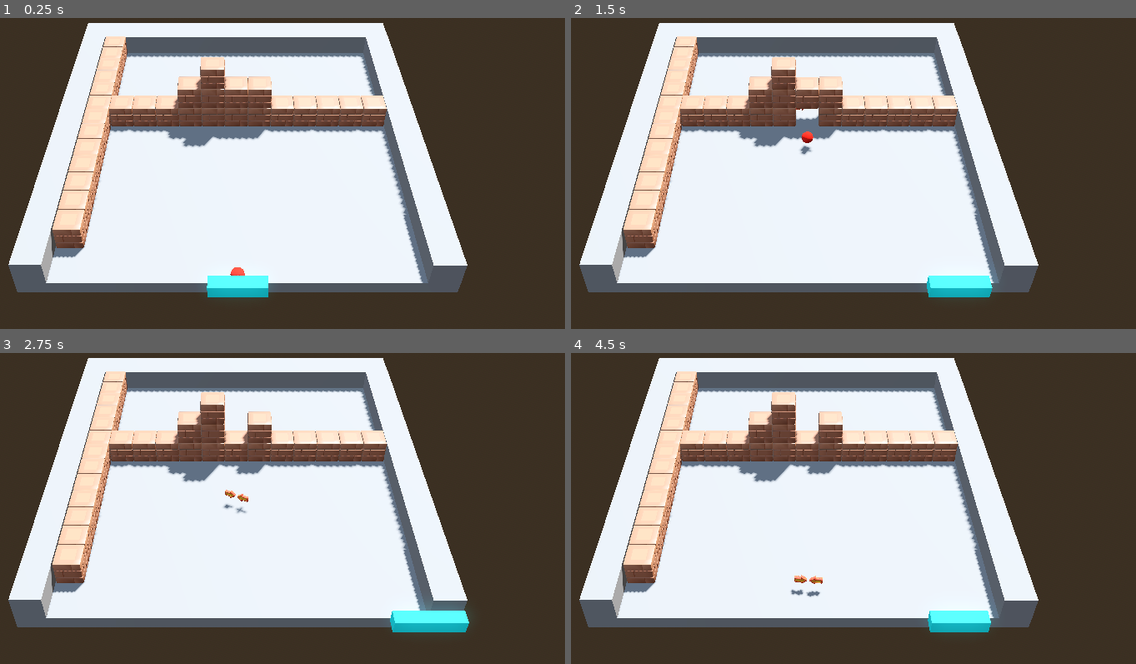
Above: before the commit, frames 1-4 (two rows, left to right).
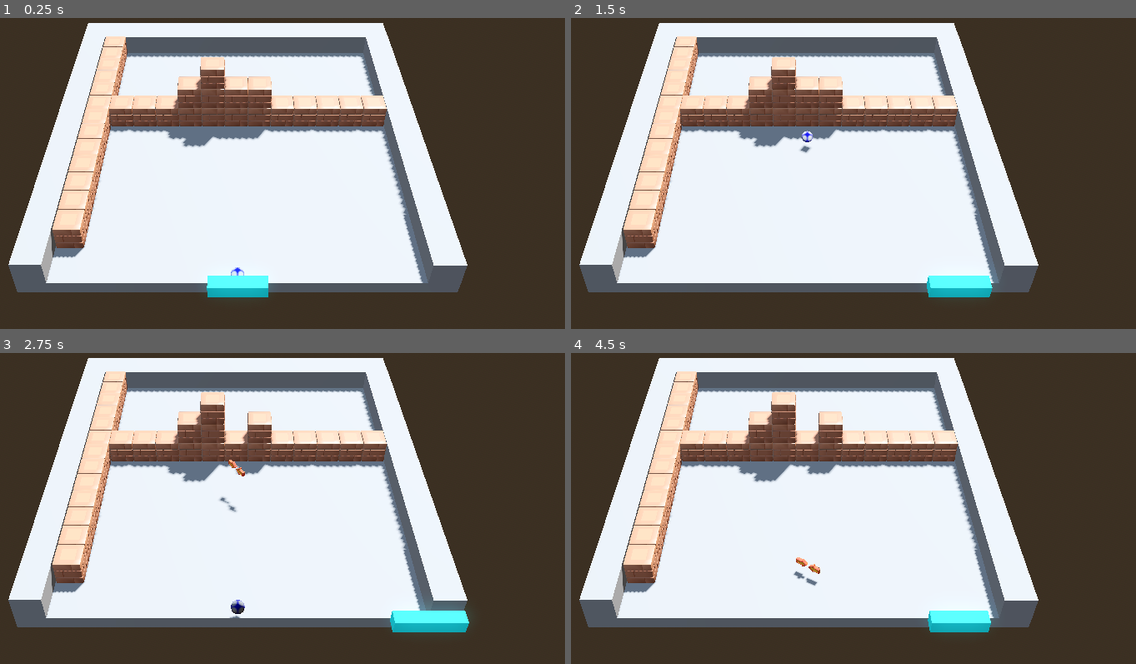
Above: after the commit, the same moments.

Repository: marrqqss/VJ-3D-Game
Game: Godot game, scene res://scenes/test_map.tscn
Same seed, same stepped clock (60 frames per second), same inputs: the game is played once before the commit and once after it.
Inputs:
- Up to frame 1 (0.25 s): no input
- Up to frame 2 (1.5 s): tap Enter (ui_accept) at 0.5, 0.77, 0.8, 1.07, 1.35 s; hold Right (ui_right) 0.53-1.28 s; hold M (test_magnet, bound only after the commit) 0.53-1.28 s; hold Left (ui_left) from 1.28 s (still down)
- Up to frame 3 (2.75 s): tap Enter (ui_accept) at 1.52, 1.82, 2.3 s; tap M (test_magnet, bound only after the commit) at 1.55 s; release Left (ui_left) at 2.03 s; hold Right (ui_right) from 2.03 s (still down); hold E (test_expand_paddle) from 2.03 s (still down)
- Up to frame 4 (4.5 s): release E (test_expand_paddle) at 2.78 s; tap P (test_power_ball) at 2.85 s; tap Enter (ui_accept) at 3.02, 3.32, 3.77, 3.8, 4.07 s; tap M (test_magnet, bound only after the commit) at 3.05, 4.35 s; release Right (ui_right) at 3.53 s; hold R (test_reduce_paddle) 3.53-4.28 s; hold Left (ui_left) from 3.53 s (still down)

The runs differ from the first frame. In frame 1, less than 0.1% of the frame differs, in the area x 40-65%, y 30-83%; in frame 2, 0.4%, in the area x 39-65%, y 18-44%; in frame 3, 0.3%; in frame 4, 0.3%.

Commit message:
add power up magnet + new ball model

Diff:
--- a/project.godot
+++ b/project.godot
@@ -42,3 +42,8 @@
 "events": [Object(InputEventKey,"resource_local_to_scene":false,"resource_name":"","device":0,"window_id":0,"alt_presse …(189 unchanged characters)…
 ]
 }
+test_magnet={
+"deadzone": 0.5,
+"events": [Object(InputEventKey,"resource_local_to_scene":false,"resource_name":"","device":-1,"window_id":0,"alt_pressed":false,"shift_pressed":false,"ctrl_pressed":false,"meta_pressed":false,"pressed":false,"keycode":0,"physical_keycode":77,"key_label":0,"unicode":109,"location":0,"echo":false,"script":null)
+]
+}
--- a/scenes/ball.tscn
+++ b/scenes/ball.tscn
@@ -1,10 +1,7 @@
 [gd_scene load_steps=4 format=3 uid="uid://d0ekue5jle6kp"]
 
 [ext_resource type="Script" uid="uid://c3quu267qxuh" path="res://scripts/ball.gd" id="1_7s4qf"]
-
-[sub_resource type="StandardMaterial3D" id="StandardMaterial3D_n1dj2"]
-vertex_color_use_as_albedo = true
-albedo_color = Color(0.952941, 0.109804, 0.0196078, 1)
+[ext_resource type="ArrayMesh" uid="uid://cnoxntmmtbkls" path="res://assets/powerups/ball.obj" id="2_cxlvu"]
 
 [sub_resource type="SphereShape3D" id="SphereShape3D_7s4qf"]
 
@@ -12,8 +9,9 @@
 axis_lock_linear_y = true
 script = ExtResource("1_7s4qf")
 
-[node name="CSGSphere3D" type="CSGSphere3D" parent="."]
-material = SubResource("StandardMaterial3D_n1dj2")
-
 [node name="CollisionShape3D" type="CollisionShape3D" parent="."]
 shape = SubResource("SphereShape3D_7s4qf")
+
+[node name="MeshInstance3D" type="MeshInstance3D" parent="."]
+transform = Transform3D(1.05, 0, 0, 0, 1.05, 0, 0, 0, 1.05, 0, -0.0256363, 0)
+mesh = ExtResource("2_cxlvu")
--- /dev/null
+++ b/scenes/magnet.tscn
@@ -0,0 +1,19 @@
+[gd_scene load_steps=4 format=3 uid="uid://cc52ueupuh0r1"]
+
+[ext_resource type="Script" uid="uid://o8vgsjlgsiow" path="res://scripts/power_up.gd" id="1_oylys"]
+[ext_resource type="PackedScene" uid="uid://dwayqgmsayjhw" path="res://assets/powerups/magnet.glb" id="2_oylys"]
+
+[sub_resource type="BoxShape3D" id="BoxShape3D_uk6or"]
+size = Vector3(0.99544, 0.35101, 0.883621)
+
+[node name="powerUp" type="Area3D"]
+script = ExtResource("1_oylys")
+powerup_type = "magnet"
+
+[node name="CollisionShape3D" type="CollisionShape3D" parent="."]
+transform = Transform3D(0.0113793, 0, -0.999935, 0, 1, 0, 0.999935, 0, 0.0113793, -0.00947606, 0.0178756, 0.0142071)
+shape = SubResource("BoxShape3D_uk6or")
+
+[node name="magnet" parent="." instance=ExtResource("2_oylys")]
+transform = Transform3D(0.5, 0, 0, 0, -2.18557e-08, 0.5, 0, -0.5, -2.18557e-08, 0, 0, 0)
+rotation_order = 1
--- a/scripts/ball.gd
+++ b/scripts/ball.gd
@@ -1,13 +1,20 @@
 extends CharacterBody3D
 
-@export var SPEED: float = 20.0
+@export var SPEED: float = 15.0
 @export var BOUNCE: float = 1.0
 @export var attach_offset: Vector3 = Vector3(0, 0, -1)
+@export var ROTATION_SPEED: float = 0.4
+@onready var mesh_instance: MeshInstance3D = $MeshInstance3D
 
 var launched: bool = false
 var direction: Vector3 = Vector3(0, 0, 1)
+var power_ball_mode: bool = false
+var current_rotation: float = 0.0
 
-var power_ball_mode: bool = false
+var is_attached_to_paddle: bool = false
+var collision_offset: Vector3 = Vector3.ZERO
+var last_direction: Vector3 = Vector3.ZERO
+
 
 
 func _ready() -> void:
@@ -19,8 +26,11 @@
 
 
 func _physics_process(delta: float) -> void:
+	if is_attached_to_paddle:
+		# Mover la bola con la paleta manteniendo el offset
+		global_transform.origin = get_parent().global_transform.origin + collision_offset
+		return
 	if not launched:
-
 		#lock to player
 		var paddle_transform = get_parent().global_transform
 		global_transform.origin = paddle_transform.origin + attach_offset
@@ -51,23 +61,65 @@
 		velocity = direction * SPEED
 		move_and_slide()
 
+		  # ROTACIÓN BOLA
+		if velocity.length() > 0.01:
+			mesh_instance.look_at(global_position + velocity, Vector3.UP)
+			current_rotation -= velocity.length() * delta * ROTATION_SPEED
+			mesh_instance.rotate_object_local(Vector3(1, 0, 0), current_rotation - mesh_instance.rotation.x)
+
 		var col = get_last_slide_collision()
 		if col:
 			var collider = col.get_collider()
+
 			if power_ball_mode and collider.is_in_group("blocks"):
-				# No rebotamos, seguimos en la misma dirección
+				# Power Ball: no rebotar
 				pass
+
 			elif collider.is_in_group("Player"):
-				# bounce against the player (controled by code)
-				var local_hit = col.get_position() - collider.global_transform.origin
-				var pad_shape = collider.get_node("CollisionShape3D").shape
-				var half_width = pad_shape.extents.x
-				var factor = clamp(local_hit.x / half_width, -1, 1)
+				if collider.magnet_active:
+					last_direction = direction
 
-				direction.x = factor
-				direction.z = -abs(direction.z)
-				direction = direction.normalized()
+					var local_hit = collider.to_local(col.get_position())
+					collision_offset = Vector3(local_hit.x, 0, -1)
+					var previous_global = global_transform
+					get_parent().remove_child(self)
+					collider.add_child(self)
+					global_transform = previous_global
+					is_attached_to_paddle = true
+					velocity = Vector3.ZERO
+				else:
+					# Rebote NORMAL con paleta
+					var local_hit = col.get_position() - collider.global_transform.origin
+					var pad_shape = collider.get_node("CollisionShape3D").shape
+					var half_width = pad_shape.extents.x
+					var factor = clamp(local_hit.x / half_width, -1, 1)
+					direction.x = factor
+					direction.z = -abs(direction.z)
+					direction = direction.normalized()
+
 			else:
-				# bounce controled by physics
+				# Rebote con otros objetos (paredes, etc)
 				direction = direction.bounce(col.get_normal()) * BOUNCE
 				direction = direction.normalized()
+
+
+func launch_from_paddle():
+	var parent = get_parent()
+	var previous_global = global_transform
+
+	# Calcular dirección basada en el offset LOCAL
+	var launch_dir = -last_direction.normalized()
+
+	# Reparentear de forma segura
+	parent.call_deferred("remove_child", self)
+	get_tree().root.call_deferred("add_child", self)
+
+	# Asegurar que se aplican los cambios en el próximo frame
+	call_deferred("_finish_launch", previous_global, launch_dir)
+
+func _finish_launch(previous_global: Transform3D, launch_dir: Vector3):
+	global_transform = previous_global
+	direction = launch_dir
+	velocity = direction * SPEED
+	is_attached_to_paddle = false
+	launched = true
--- a/scripts/block.gd
+++ b/scripts/block.gd
@@ -15,7 +15,7 @@
 	print("ball")
 	var my_pos: Vector3 = global_transform.origin
 
-	# Añade probabilidad de generar power-up
+	# Añade probabilidad de generar  power-up
 	if randf() < powerup_chance:
 		spawn_powerup(my_pos)
 
@@ -25,7 +25,8 @@
 	var powerup_types = [
 		"res://scenes/expand_paddle.tscn",
 		"res://scenes/power_ball.tscn",
-		"res://scenes/reduce_paddle.tscn"
+		"res://scenes/reduce_paddle.tscn",
+		"res://scenes/magnet.tscn"
 	]
 
 	# Seleccionar un tipo aleatorio
--- a/scripts/player.gd
+++ b/scripts/player.gd
@@ -9,6 +9,7 @@
 # Reference to the Timer node
 var _power_ball_active: bool = false
 @onready var _power_ball_timer = $power_ball_timer
+var magnet_active: bool = false
 
 func _ready() -> void:
 	# Cache the starting scale
@@ -23,17 +24,25 @@
 		power_ball()
 	if event.is_action_pressed("test_reduce_paddle"):
 		reduce_paddle()
+	if event.is_action_pressed("test_magnet"):
+		activate_magnet()
 
 
 func _physics_process(delta: float) -> void:
+	# Movimiento SIEMPRE activo (no depende de la bola)
+	var direction := Input.get_axis("ui_left", "ui_right")
+	velocity.x = direction * SPEED
+	move_and_slide()
+
+	# Lógica de relanzamiento
+	if Input.is_action_just_pressed("ui_accept"):
+		var balls = get_tree().get_nodes_in_group("ball")
+		for ball in balls:
+			if ball.is_attached_to_paddle:
+				ball.launch_from_paddle()
+	#print consola
 	if not _power_ball_timer.is_stopped():
 		print(_power_ball_timer.time_left)
-	var direction := Input.get_axis("ui_left", "ui_right")
-	if direction != 0:
-		velocity.x = direction * SPEED
-	else:
-		velocity.x = move_toward(velocity.x, 0, SPEED)
-	move_and_slide()
 
 # Called by the Powerup when “expand_paddle” is picked up
 func expand_paddle() -> void:
@@ -69,3 +78,6 @@
 	for ball in balls:
 		if ball.has_method("set_power_ball"):
 			ball.set_power_ball(false)
+
+func activate_magnet() -> void:
+	magnet_active = true
--- a/scripts/power_up.gd
+++ b/scripts/power_up.gd
@@ -61,3 +61,5 @@
 			player.reduce_paddle()
 		"power_ball":
 			player.power_ball()
+		"magnet":
+			player.activate_magnet()
Binary file added: assets/powerups/Ball.jpg
Not shown, added: assets/powerups/Ball.jpg.import
Not shown, added: assets/powerups/ball.mtl
Not shown, added: assets/powerups/ball.obj
Not shown, added: assets/powerups/ball.obj.import
Binary file added: assets/powerups/magnet.glb
Not shown, added: assets/powerups/magnet.glb.import
Binary file added: assets/powerups/magnet_0.jpg
Not shown, added: assets/powerups/magnet_0.jpg.import
Not shown, added: assets/powerups/ball.mtl716900997.tmp
